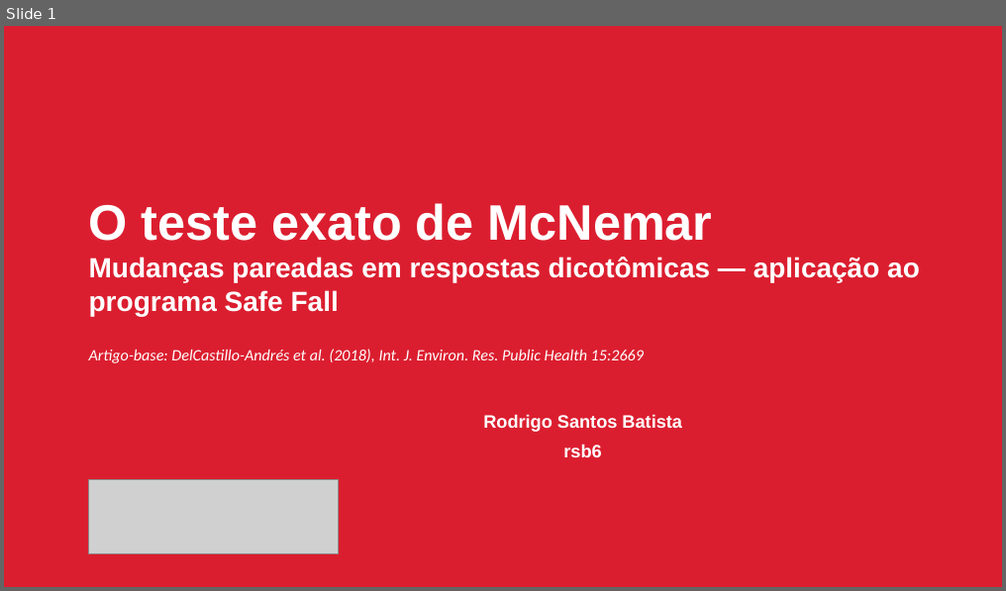
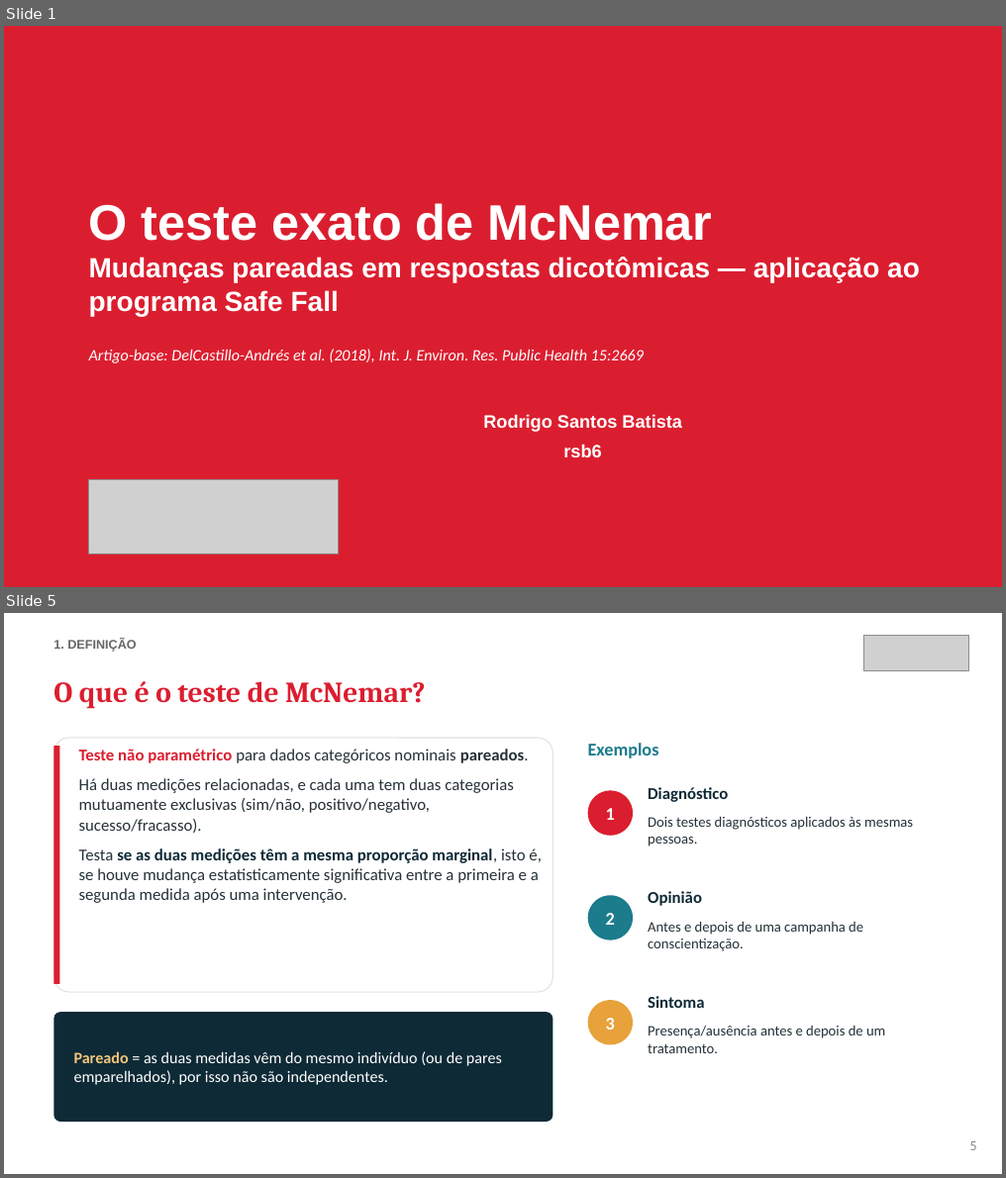
Before and after one commit to RodrigoSantosB/mcnemar-safe-fall, a slide deck: slides/apresentacao_mcnemar_safe_fall.pptx. Shown one above the other, each under a label of ours: slide 1 before the commit, slides 1 and 5 after it; the slides between them are not shown. The pictures are 1006x591 and 1006x1178 pixels, drawn with LibreOffice and Linux fonts; fonts in the diff are those of the drawing; grey boxes stand for pictures. Boxes give left, top, right and bottom in pixels: in the first picture for what was removed or moved away, otherwise in the second. Text is boxed around its words. In the diff, an @@ line names an element or a change of style, - is before the commit and + after.

```diff
--- a/slides/apresentacao_mcnemar_safe_fall.pptx
+++ b/slides/apresentacao_mcnemar_safe_fall.pptx
@@ slide 5 added at [4,613,1002,1174], background #FFFFFF @@
@@ text added at [54,639,136,652], 9 pt, text #666666, bold @@
+1. DEFINIÇÃO
@@ picture added at [864,635,969,670] @@
@@ text added at [54,681,426,709], 21 pt, text #DB1E2F, bold @@
+O que é o teste de McNemar?
@@ rounded rectangle added at [54,738,552,992], fill #FFFFFF, outline #DDE2E6 0.75 pt @@
@@ rectangle added at [54,746,59,984], fill #DB1E2F @@
@@ text added at [79,749,542,903], 12 pt, text #263238 @@
+Teste não paramétrico para dados categóricos nominais pareados.
+Há duas medições relacionadas, e cada uma tem duas categorias mutuamente exclusivas (sim/não, positivo/negativo, sucesso/fracasso).
+Testa se as duas medições têm a mesma proporção marginal, isto é, se houve mudança estatisticamente significativa entre a primeira e a segunda medida após uma intervenção.
@@ text added at [588,743,659,759], 13 pt, text #1C7C8C, bold @@
+Exemplos
@@ ellipse added at [588,790,633,836], fill #DB1E2F, 13 pt, text #FFFFFF, bold @@
+1
@@ text added at [648,787,728,802], 12 pt, text #0E2A36, bold @@
+Diagnóstico
@@ text added at [648,816,913,847], 10.5 pt, text #263238 @@
+Dois testes diagnósticos aplicados às mesmas pessoas.
@@ ellipse added at [588,895,633,941], fill #1C7C8C, 13 pt, text #FFFFFF, bold @@
+2
@@ text added at [648,891,702,906], 12 pt, text #0E2A36, bold @@
+Opinião
@@ text added at [648,921,863,952], 10.5 pt, text #263238 @@
+Antes e depois de uma campanha de conscientização.
@@ text added at [648,996,704,1008], 12 pt, text #0E2A36, bold @@
+Sintoma
@@ rounded rectangle added at [54,1012,552,1122], fill #0E2A36 @@
@@ ellipse added at [588,1000,633,1045], fill #E7A23B, 13 pt, text #FFFFFF, bold @@
+3
@@ text added at [648,1026,885,1054], 10.5 pt, text #263238 @@
+Presença/ausência antes e depois de um tratamento.
@@ text added at [74,1052,502,1085], 11.5 pt, text #FFFFFF @@
+Pareado = as duas medidas vêm do mesmo indivíduo (ou de pares emparelhados), por isso não são independentes.
@@ text added at [970,1142,977,1151], 10 pt, text #888888 @@
+5
```
Also in this commit, not shown: 16 slides changed, 13 other slides added, 9 slides removed, 49 other files.
